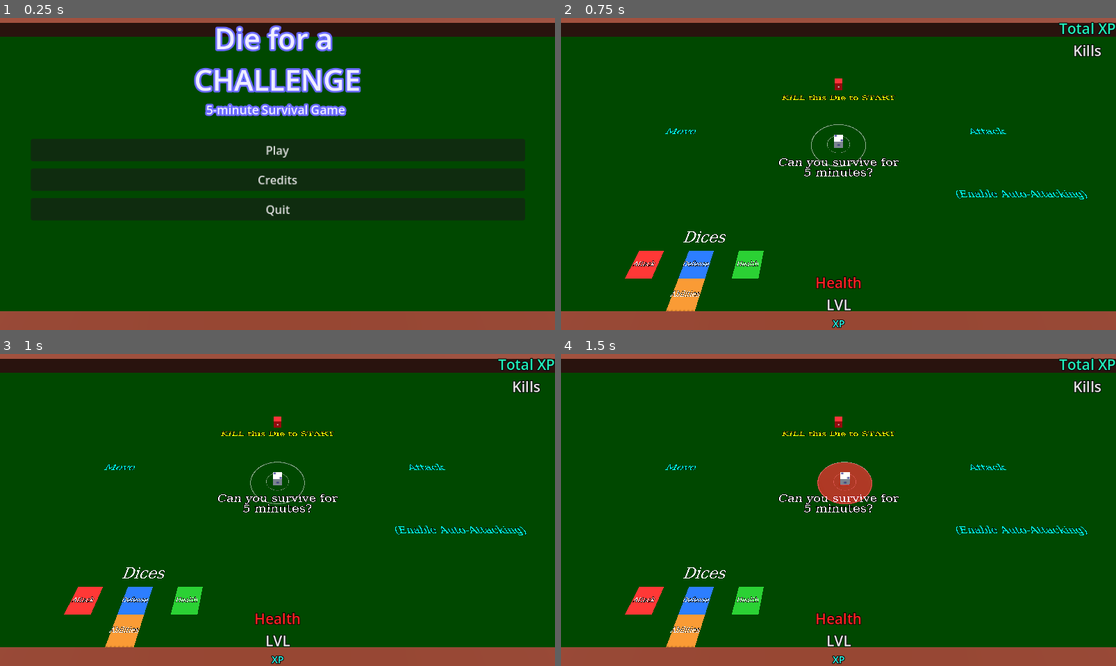
Above: before the commit, frames 1-4 (two rows, left to right).
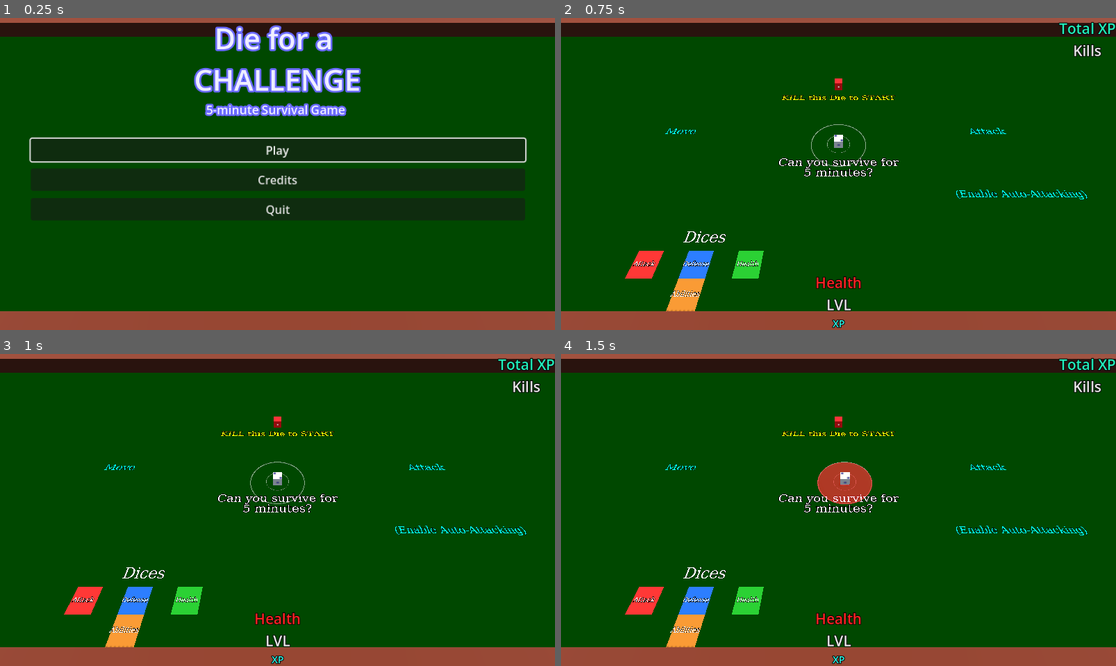
Above: after the commit, the same moments.

Repository: KamPit0605/gdc-project--dice-challenge
Game: Godot game, scene res://Scenes/mainmenu_scene.tscn
Two runs of this game, one before a commit and one after it. Both use one fixed random seed, a clock stepped at 60 frames per second and the inputs below.
Inputs (mouse positions are in pixels of both pictures, inside the frame that each line leads up to):
- Up to frame 1 (0.25 s): no input
- Up to frame 2 (0.75 s): click "Play" at 0.5 s
- Up to frame 3 (1 s): no input
- Up to frame 4 (1.5 s): tap Enter (ui_accept) at 1.25 s; move the mouse to (960, 494) at 1.27 s; hold D (Move_Right) from 1.28 s (still down); click (960, 494) at 1.35 s

The runs differ from the first frame. In frame 1, 1.2% of the frame differs, in the area x 5-95%, y 38-47%; in frame 2, nothing differs; in frame 3, nothing differs; in frame 4, nothing differs.

Commit message:
2026-4-26 | Low Dice Hit & Main Menu Adjustment

Diff:
--- a/Characters/Enemy/enemy_low_dice.tscn
+++ b/Characters/Enemy/enemy_low_dice.tscn
@@ -14,6 +14,7 @@
 size = Vector3(1.05, 1.05, 1.05)
 
 [sub_resource type="BoxMesh" id="BoxMesh_fowbw"]
+size = Vector3(1.1, 1.1, 1.1)
 
 [sub_resource type="StandardMaterial3D" id="StandardMaterial3D_nf3do"]
 
--- a/Scripts/UI/UiMainMenuScript.gd
+++ b/Scripts/UI/UiMainMenuScript.gd
@@ -12,7 +12,7 @@
 
 # Called when the node enters the scene tree for the first time.
 func _ready():
-	pass
+	PlayButton.grab_focus()
 	#TitleUI.visible = false
 	#Menu.visible = false
 	#get_tree().paused = false
